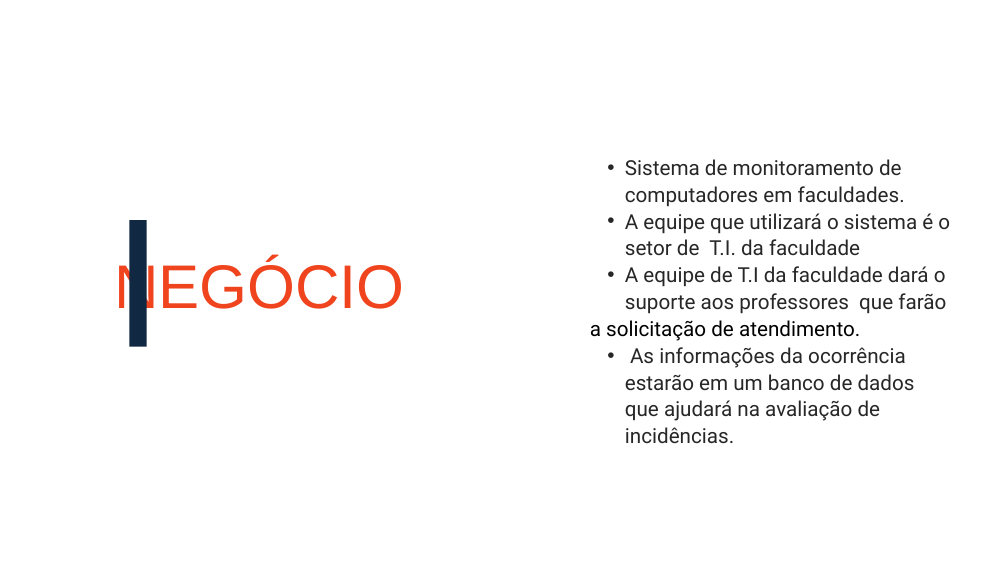
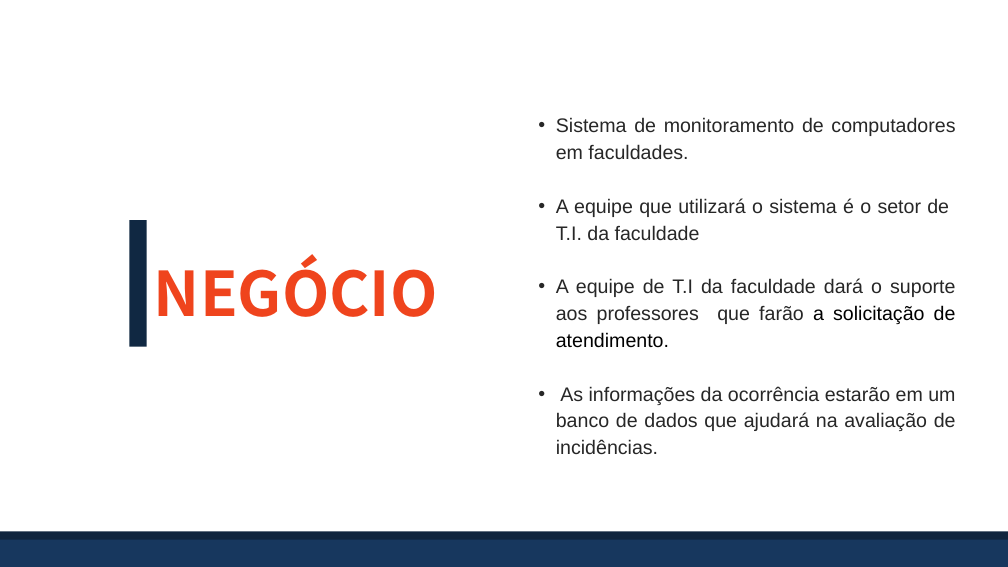
Before and after one commit to BandTec/grupo-05-adsa-20201, a slide deck: slide 3 of SuperVisorPower.pptx. Drawn at 1008x567 pixels with LibreOffice and Linux fonts; fonts in the diff are those of the drawing. Boxes give left, top, right and bottom in pixels: in the first picture for what was removed or moved away, otherwise in the second. Text is boxed around its words. In the diff, an @@ line names an element or a change of style, - is before the commit and + after.

```diff
--- a/SuperVisorPower.pptx
+++ b/SuperVisorPower.pptx
@@ text "Sistema de monitoramento de computadores ...": place and size @@
-text "Sistema de monitoramento de computadores ..." at [590,159,950,421]
+text "Sistema de monitoramento de computadores ..." at [556,117,956,454]
@@ text at [556,117,956,454]: size 29.5 to 28 pt, font Roboto to Arial in "Sistema de monitoramento de computadores em faculdades.", "A equipe que utilizará o sistema é ...", "As informações da ocorrência estarão em um ..."; alignment left to justified @@
@@ text "NEGÓCIO": place and size @@
-text "NEGÓCIO" at [114,259,405,320]
+text "NEGÓCIO" at [154,254,438,317]
@@ text "NEGÓCIO" at [154,254,438,317]: font Arial to Noto Sans CJK KR, bold on @@
@@ text at [556,278,956,348]: text changed; size 29.5 to 28 pt; font Roboto to Arial @@
-  • A equipe de T.I da faculdade dará o suporte aos professores que farão
-a solicitação de atendimento.
+  • A equipe de T.I da faculdade dará o suporte aos professores que farão a solicitação de atendimento.
@@ rectangle added at [0,535,1008,566], fill #17375E @@
@@ rectangle added at [0,531,1008,540], fill #0F243E @@
```
Also in this commit, not shown: 13 other slides changed, 5 slides added, 3 slides removed, 3 other files.
